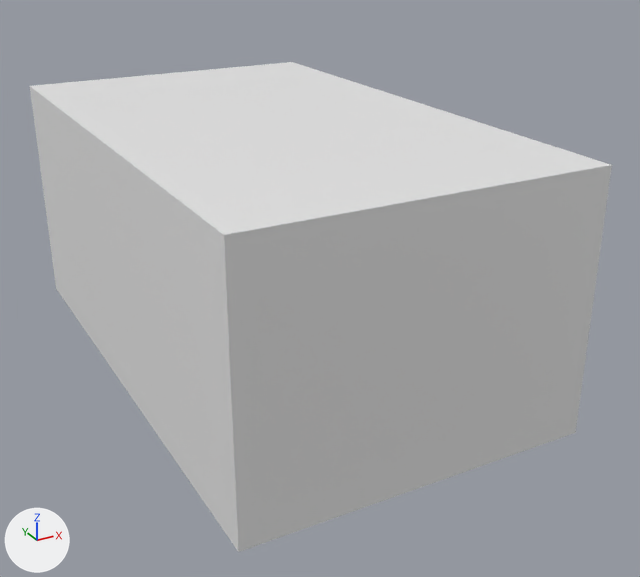
Two versions of the glTF model Model3d/glb/C04-01029B.glb, one commit apart.
Camera for both pictures: a camera (50 mm lens) standing at (-0.00072, -0.00176, 0.0016) and looking at (0.0007, 0.00082, 0.00031). Arrows for +X, +Y and +Z are at lower left; the lights stay in place. The picture after the commit comes second. Where no turn or scale is listed for an object, it has been applied to the vertices. Vertices at exactly the same position are counted once.

The first picture shows 'OpenSCAD Model'.
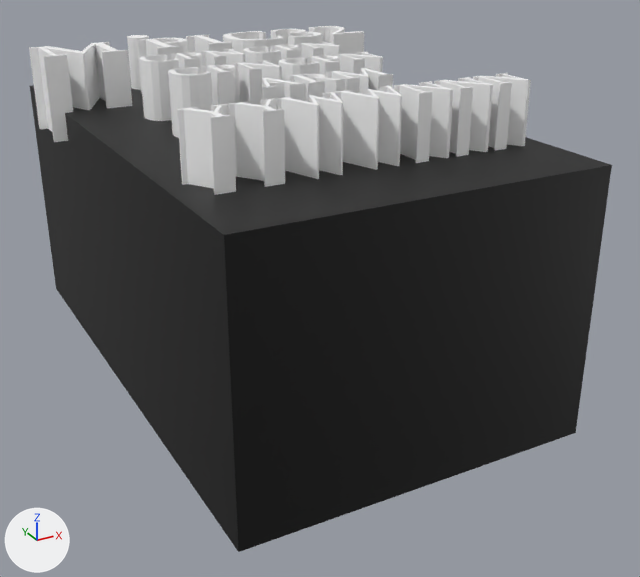
Location of each change, (x1, y1, x2, y2) in pixels of the pictures (640 x 577 px):
'OpenSCAD Model', reshaped (7% taller)
    before: (30, 62, 612, 552)
    after: (29, 26, 612, 552)
part 1 of me_openscad_model, added
    after: (29, 26, 611, 552)
part 2 of me_openscad_model, recoloured (white to black)
    both: (30, 88, 612, 552)

The edits, one by one:
Material 'Color 2' (mat_color_2) is new.
Its base color is (1.0, 1.0, 1.0) (white #ffffff).
Material 'Color 1' (mat_color_1) is new.
Its base color is (0.0, 0.0, 0.0) (black #000000).
me_openscad_model is used by ob_openscad_model.
me_openscad_model had 8 vertices, 12 faces and spanned x 0.0..0.0012, y 0.0..0.002, z 0.0..0.0009.
me_openscad_model now has 1539 vertices, 3082 faces and spans x -0.00005..0.00124, y 0.0..0.002, z 0.0..0.0011.
me_openscad_model part 1: 1531 vertices added at x -0.00005..0.00124, y 0.00028..0.00179, z 0.0008..0.0011.
me_openscad_model part 2: 8 faces spanning x 0.0..0.0012, y 0.0..0.002, z 0.0..0.0009 switch from no material to mat_color_1 (black #000000).
me_openscad_model gains material mat_color_2 (white #ffffff).
